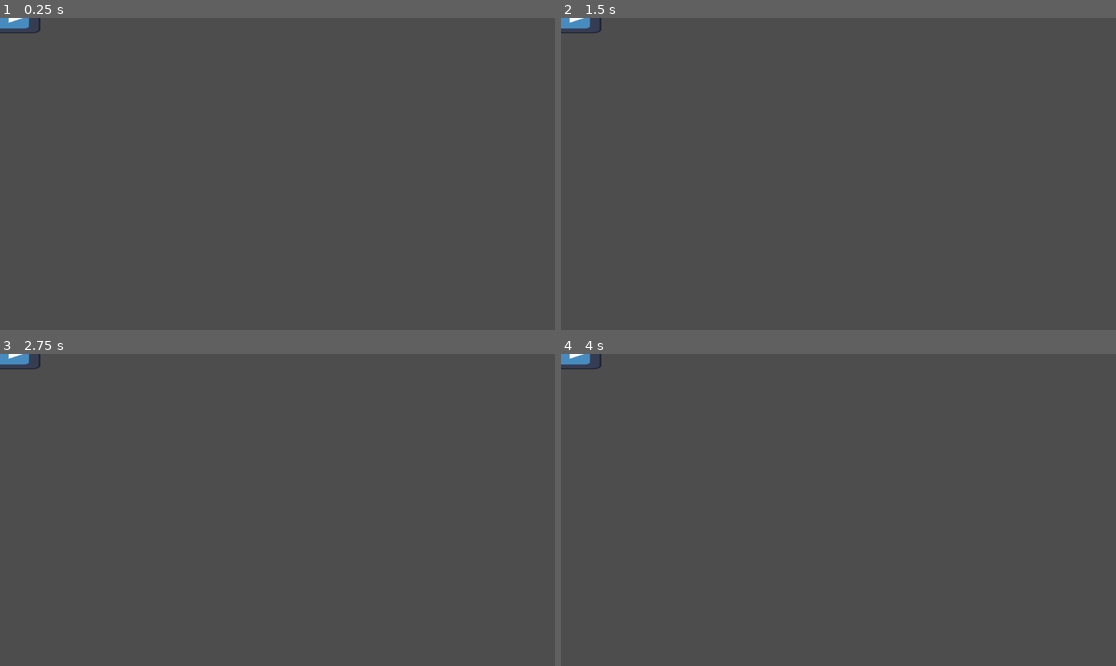
Above: before the commit, frames 1-4 (two rows, left to right).
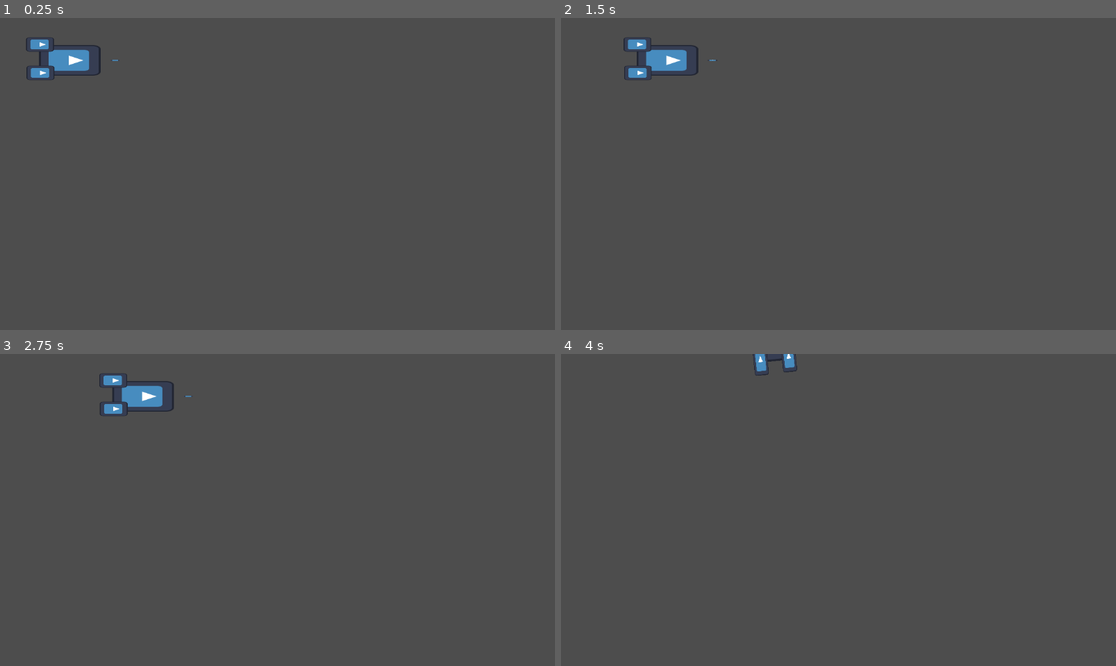
Above: after the commit, the same moments.

Repository: Bromeon/LudumDare54
Game: Godot game, scene res://Scenes/PlayerShip/PlayerShip.tscn
Two runs of this game, one before a commit and one after it. Both use one fixed random seed, a clock stepped at 60 frames per second and the inputs below. This scene is started directly instead of the project's main scene. The engine's default icon, where the game draws it, is replaced by a stand-in: a white triangle on a blue panel in a dark square.
Inputs:
- Up to frame 1 (0.25 s): no input
- Up to frame 2 (1.5 s): tap Enter at 0.5 s; hold D (Right) 0.53-1.28 s; hold Ctrl (Brake) from 1.28 s (still down)
- Up to frame 3 (2.75 s): release Ctrl (Brake) at 2.03 s; hold D (Right) from 2.03 s (still down)
- Up to frame 4 (4 s): release D (Right) at 2.78 s; hold W (Up) 2.78-3.53 s; hold A (Left) from 3.53 s (still down)

The runs differ from the first frame. In frame 1, 1.1% of the frame differs, in the area x 0-22%, y 0-20%; in frame 2, 1.1%, in the area x 0-29%, y 0-20%; in frame 3, 1.1%; in frame 4, 0.5%.

Commit message:
Player ship basic controller

Diff:
--- /dev/null
+++ b/Scenes/PlayerShip/PlayerShip.gd
@@ -0,0 +1,21 @@
+extends RigidBody2D
+
+@export var THRUSTER_FORCE = 100
+@export var ROTATION_SPEED = 3.0
+@export var BRAKE_FACTOR = 0.999
+
+var move_dir = Vector2(0, 0)
+var rotation_angle = 0.0
+
+func _physics_process(delta):
+	move_dir = Input.get_vector("Left", "Right", "Up", "Down")
+	apply_force(move_dir * THRUSTER_FORCE)
+
+	if Input.is_action_pressed("Brake"):
+		apply_central_impulse(-linear_velocity * BRAKE_FACTOR)
+
+	if move_dir.length() > 0:
+		var target_angle= Vector2(1,0).angle_to(move_dir)
+		rotation_angle = lerp_angle(rotation_angle, target_angle, delta * ROTATION_SPEED)
+
+	self.rotation = rotation_angle
--- a/Scenes/PlayerShip/PlayerShip.tscn
+++ b/Scenes/PlayerShip/PlayerShip.tscn
@@ -1,23 +1,63 @@
-[gd_scene load_steps=2 format=3 uid="uid://d1fv40ekxbg68"]
+[gd_scene load_steps=5 format=3 uid="uid://d1fv40ekxbg68"]
 
+[ext_resource type="Script" path="res://Scenes/PlayerShip/PlayerShip.gd" id="1_7ccbx"]
 [ext_resource type="Texture2D" uid="uid://bj1vd0ditgkx5" path="res://Assets/Textures/icon.svg" id="1_nafdu"]
 
-[node name="PlayerShip" type="Node2D"]
+[sub_resource type="CapsuleShape2D" id="CapsuleShape2D_w5qtl"]
+radius = 31.0
+height = 128.0
 
-[node name="Icon" type="Sprite2D" parent="."]
+[sub_resource type="CapsuleShape2D" id="CapsuleShape2D_1fd7g"]
+radius = 16.0
+height = 60.0
+
+[node name="PlayerShip" type="RigidBody2D"]
+position = Vector2(125, 88)
+gravity_scale = 0.0
+lock_rotation = true
+script = ExtResource("1_7ccbx")
+THRUSTER_FORCE = 200
+ROTATION_SPEED = 1.0
+BRAKE_FACTOR = 0.05
+
+[node name="AimPivot" type="Node2D" parent="."]
+
+[node name="AimSprite" type="Sprite2D" parent="AimPivot"]
+position = Vector2(114, 0)
+scale = Vector2(0.145, 0.02)
+texture = ExtResource("1_nafdu")
+
+[node name="Sprite" type="Node2D" parent="."]
+
+[node name="Icon" type="Sprite2D" parent="Sprite"]
 position = Vector2(20, 0)
 rotation = 1.5708
 scale = Vector2(0.492663, 1)
 texture = ExtResource("1_nafdu")
 
-[node name="Icon2" type="Sprite2D" parent="."]
+[node name="Icon2" type="Sprite2D" parent="Sprite"]
 position = Vector2(-42, -33)
 rotation = 1.5708
 scale = Vector2(0.229586, 0.447538)
 texture = ExtResource("1_nafdu")
 
-[node name="Icon3" type="Sprite2D" parent="."]
+[node name="Icon3" type="Sprite2D" parent="Sprite"]
 position = Vector2(-41, 26)
 rotation = 1.5708
 scale = Vector2(0.229586, 0.447538)
 texture = ExtResource("1_nafdu")
+
+[node name="CollisionShape2D" type="CollisionShape2D" parent="."]
+position = Vector2(21, 0)
+rotation = 1.5708
+shape = SubResource("CapsuleShape2D_w5qtl")
+
+[node name="CollisionShape2D2" type="CollisionShape2D" parent="."]
+position = Vector2(-43, -34)
+rotation = 1.5708
+shape = SubResource("CapsuleShape2D_1fd7g")
+
+[node name="CollisionShape2D3" type="CollisionShape2D" parent="."]
+position = Vector2(-42, 26)
+rotation = 1.5708
+shape = SubResource("CapsuleShape2D_1fd7g")
